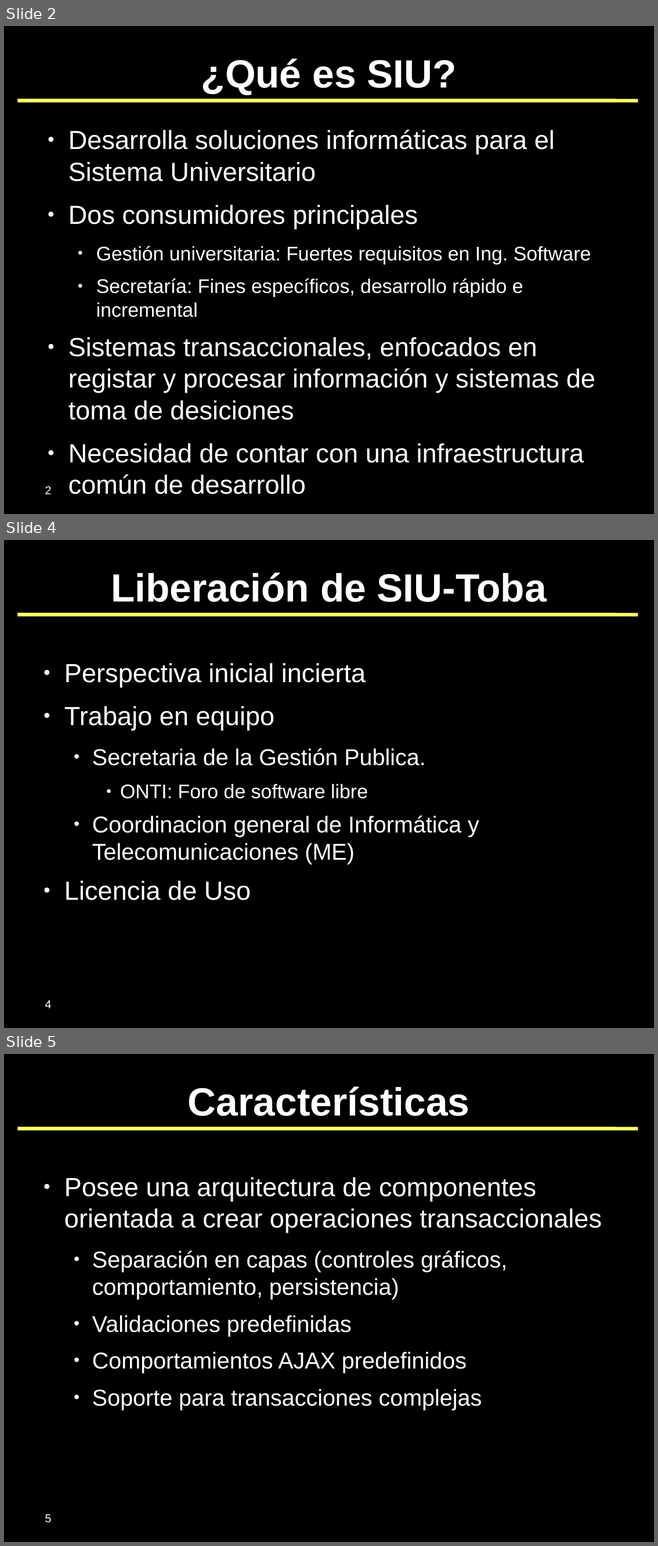
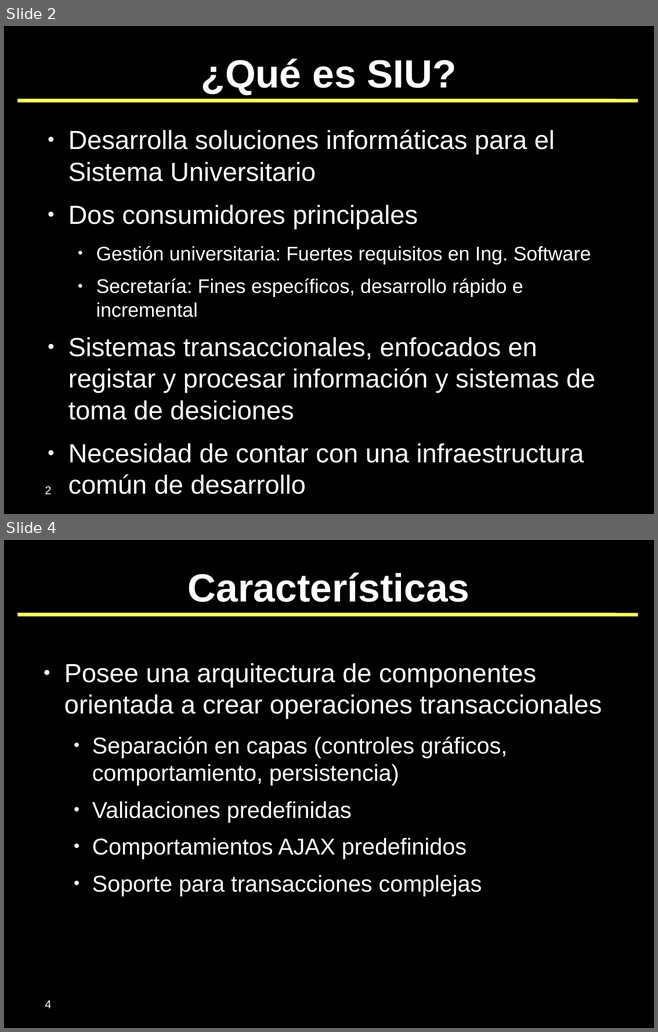
Before and after one commit to SIU-Toba/framework, a slide deck: doc/presentaciones/2007 - JAIIO - SIE.odp. Shown one above the other, each under a label of ours: slides 2, 4 and 5 before the commit, slides 2 and 4 after it; the slides between them are not shown. The pictures are 658x1546 and 658x1032 pixels, drawn with LibreOffice and Linux fonts; fonts in the diff are those of the drawing; background and template pictures are left out. Boxes give left, top, right and bottom in pixels: in the first picture for what was removed or moved away, otherwise in the second. Text is boxed around its words. In the diff, an @@ line names an element or a change of style, - is before the commit and + after.

```diff
--- a/doc/presentaciones/2007 - JAIIO - SIE.odp
+++ b/doc/presentaciones/2007 - JAIIO - SIE.odp
@@ slide 4 removed at (x1=4, y1=540, x2=654, y2=1028), background #000000; not listed: 1 template element that a slide beside it also shows @@
@@ title removed at (x1=111, y1=572, x2=546, y2=602) @@
-Liberación de SIU-Toba
@@ text removed at (x1=64, y1=663, x2=479, y2=900) @@
-● Perspectiva inicial incierta
-● Trabajo en equipo
-  ● Secretaria de la Gestión Publica.
-    ● ONTI: Foro de software libre
-  ● Coordinacion general de Informática y Telecomunicaciones (ME)
-● Licencia de Uso
@@ page number removed at (x1=45, y1=1000, x2=52, y2=1008) @@
-4
@@ what was slide 5 is now slide 4 @@
@@ page number at (x1=45, y1=1000, x2=52, y2=1008): text changed @@
-5
+4
```
Also in this commit, not shown: 2 slides changed, 5 slides added, 2 other slides removed.
